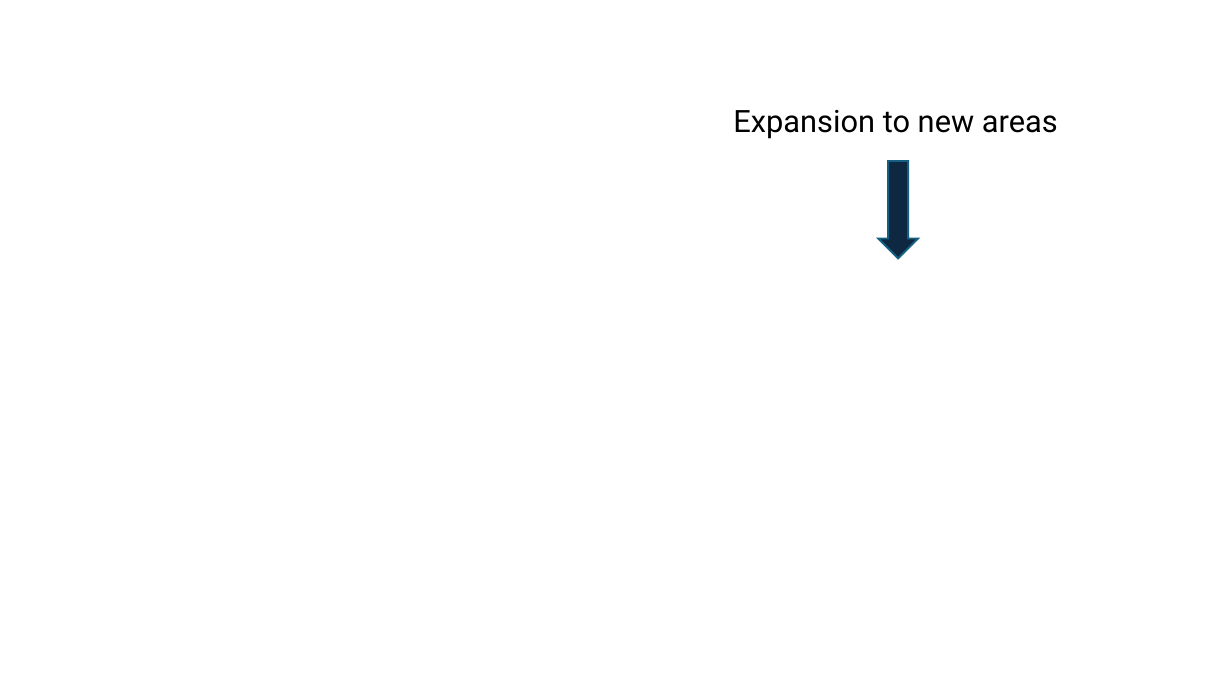
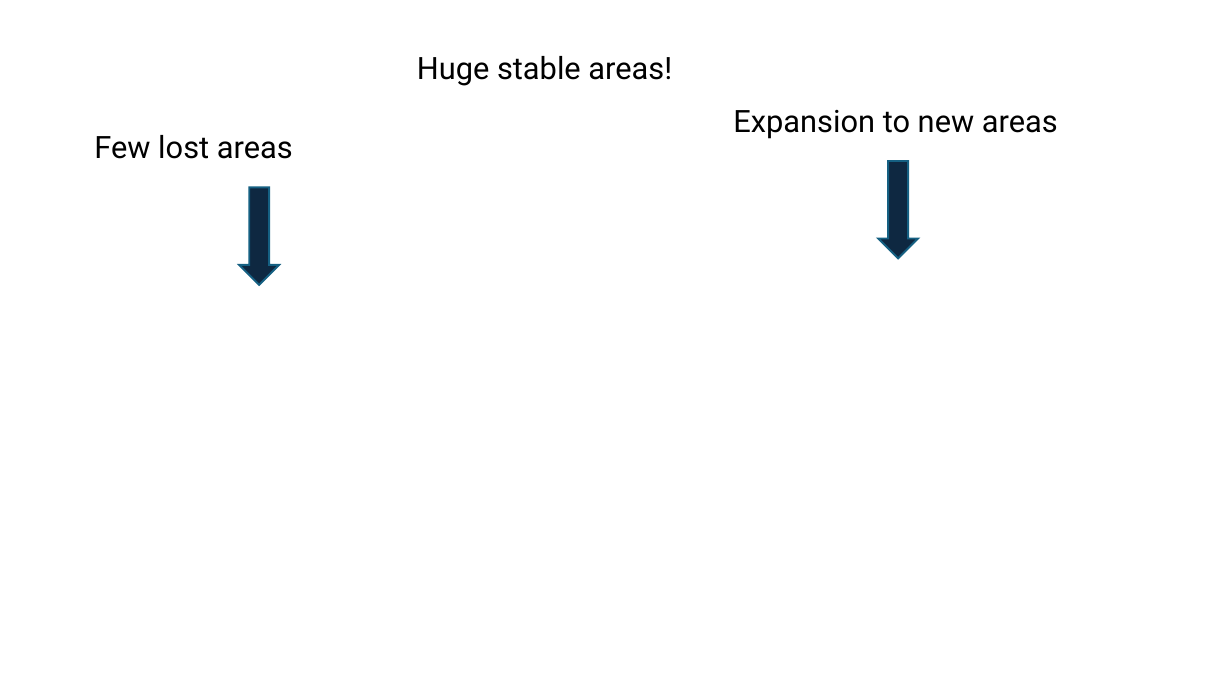
Before and after one commit to ccsosa/SDM_2026_2, a slide deck: slide 47 of 007_Climate_change/CLIMATE_CHANGE.pptx. Drawn at 1232x693 pixels with LibreOffice and Linux fonts; fonts in the diff are those of the drawing; background and template pictures are left out. Boxes give left, top, right and bottom in pixels: in the first picture for what was removed or moved away, otherwise in the second. Text is boxed around its words. In the diff, an @@ line names an element or a change of style, - is before the commit and + after.

```diff
--- a/007_Climate_change/CLIMATE_CHANGE.pptx
+++ b/007_Climate_change/CLIMATE_CHANGE.pptx
@@ text added at (x1=417, y1=56, x2=672, y2=86), 24 pt, text #000000 @@
+Huge stable areas!
@@ text added at (x1=94, y1=135, x2=293, y2=159), 24 pt, text #000000 @@
+Few lost areas
@@ down arrow added at (x1=239, y1=188, x2=279, y2=285), fill #0E2841, outline #156082 1.5 pt @@
```
Also in this commit, not shown: 6 other slides changed, 1 slide added.
